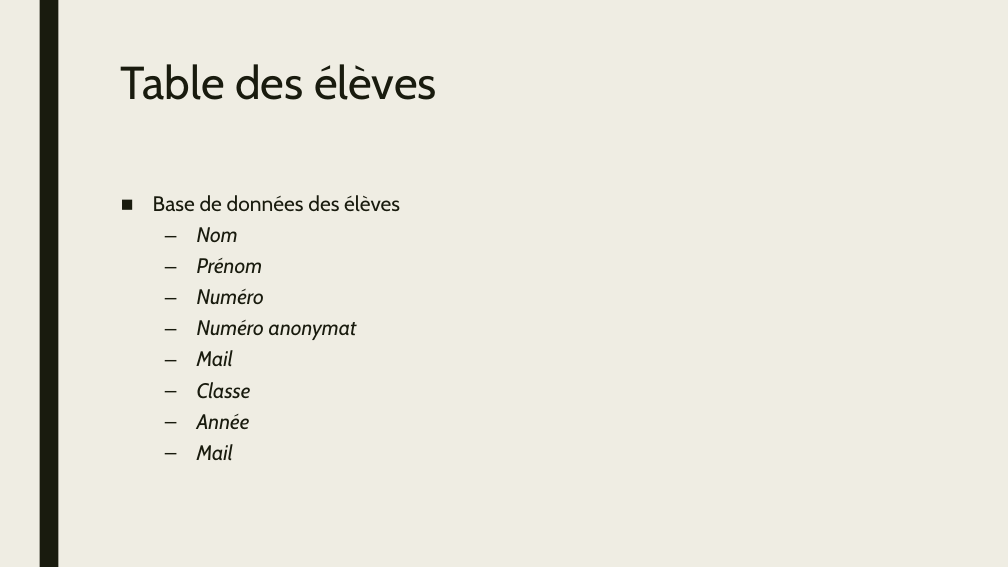
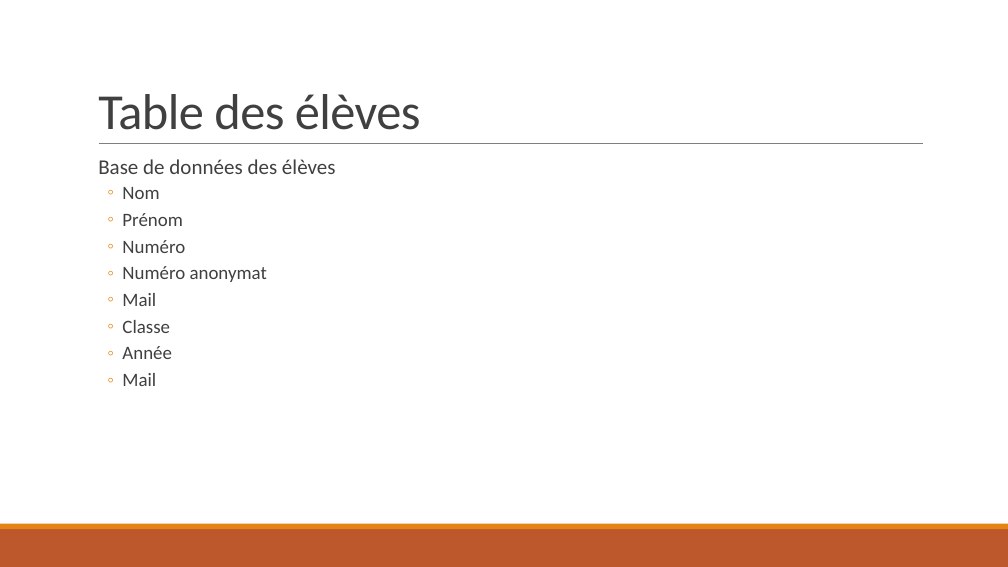
Before and after one commit to xpessoles/EvaluationCompetences, a slide deck: slide 11 of EvaluationParCompetences.pptx. Drawn at 1008x567 pixels with LibreOffice and Linux fonts; fonts in the diff are those of the drawing. Boxes give left, top, right and bottom in pixels: in the first picture for what was removed or moved away, otherwise in the second. Text is boxed around its words. In the diff, an @@ line names an element or a change of style, - is before the commit and + after.

```diff
--- a/EvaluationParCompetences.pptx
+++ b/EvaluationParCompetences.pptx
@@ background #EFEDE3 to #FFFFFF @@
@@ rectangle removed at box(39, 0, 58, 567) @@
@@ title "Table des élèves": place and size @@
-title "Table des élèves" at box(121, 64, 437, 100)
+title "Table des élèves" at box(98, 94, 421, 130)
@@ title "Table des élèves" at box(98, 94, 421, 130): size 44 to 48 pt, font Cabin to Calibri, text colour #191B0E to #404040, letter spacing 0 to -0.5 pt; line spacing 0.89 to 0.85; vertical alignment top to bottom @@
@@ line added from (99, 144) to (923, 144), #808080 0.5 pt @@
@@ text "Base de données des élèves": place and size @@
-text "Base de données des élèves" at box(153, 195, 400, 461)
+text "Base de données des élèves" at box(98, 159, 336, 386)
@@ text "Base de données des élèves" at box(98, 159, 336, 386): font Cabin to Calibri, text colour #191B0E to #404040; size 20 to 18 pt, italic off in "Nom", "Prénom", "Numéro", "Numéro anonymat" and 4 more places; bullet ■ to  ; line spacing 0.94 to 0.9; more space between paragraphs; bullet – to ◦; less space between paragraphs @@
@@ rectangle added at box(0, 529, 1008, 567), fill #BD582C @@
@@ rectangle added at box(0, 524, 1008, 529), fill #E48312 @@
```
Also in this commit, not shown: 18 other slides changed, 7 other files.
